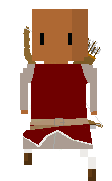
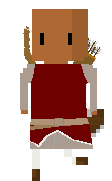
The second 112 × 181 image is a revision of the first. Changes to its layers:
painted on "wlbnk_0.png" over [23, 130, 35, 149]
painted on "Pasted Layer #2" over [24, 109, 104, 181]
